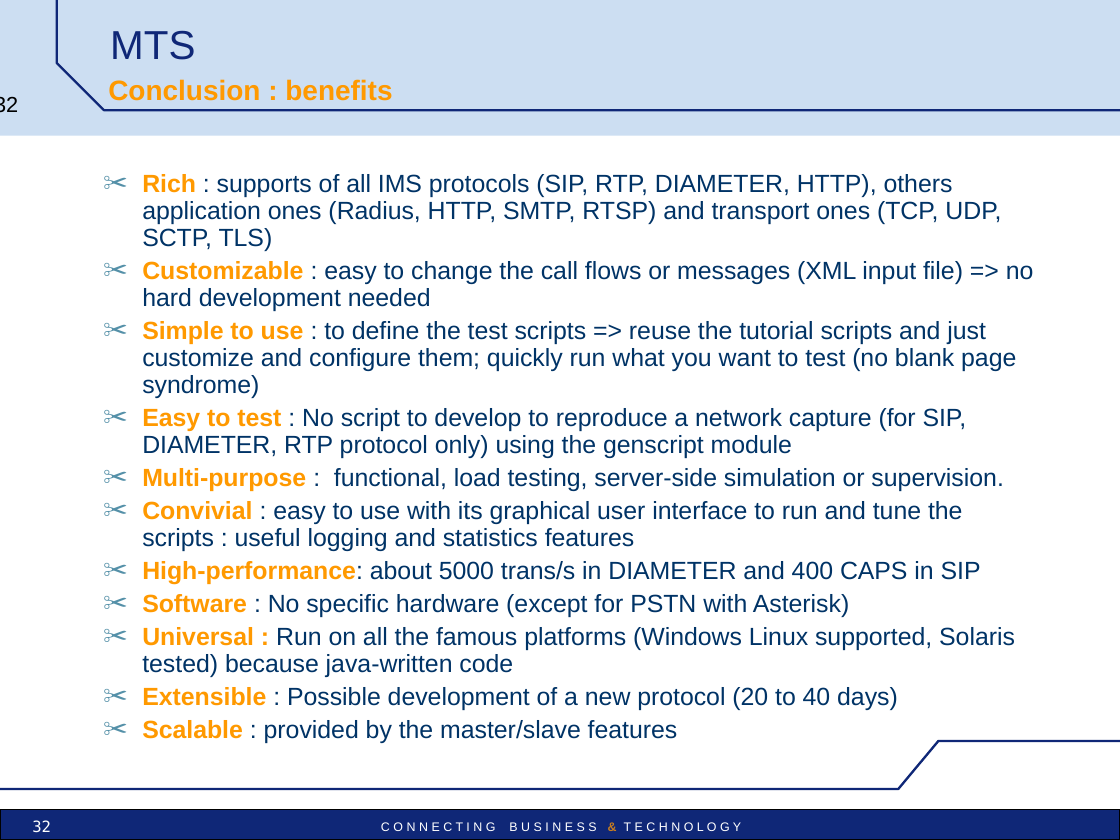
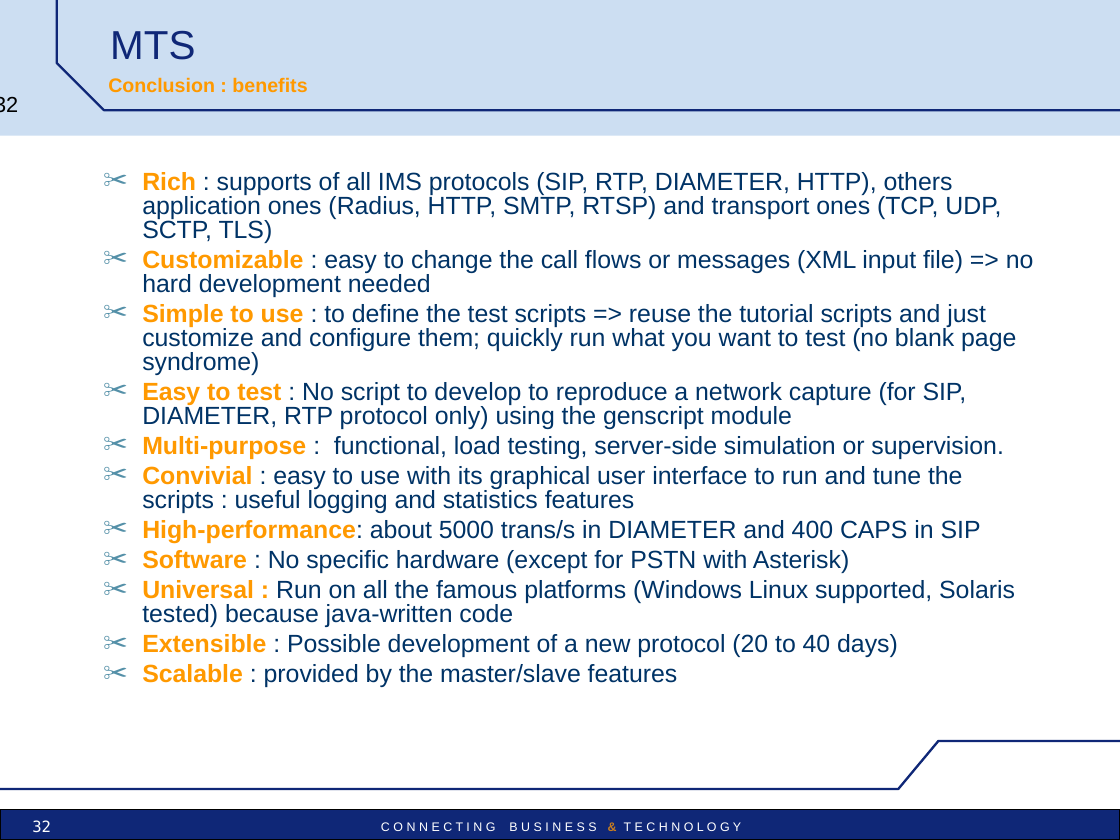
Before and after one commit to vu3mmg/mts-project, a slide deck: slide 32 of trunk/mts/src/main/doc/MTS_pres_technical.ppt. Drawn at 1120x840 pixels with LibreOffice and Linux fonts; fonts in the diff are those of the drawing; background and template pictures are left out. Boxes give left, top, right and bottom in pixels: in the first picture for what was removed or moved away, otherwise in the second. Text is boxed around its words. In the diff, an @@ line names an element or a change of style, - is before the commit and + after.

```diff
--- a/trunk/mts/src/main/doc/MTS_pres_technical.ppt
+++ b/trunk/mts/src/main/doc/MTS_pres_technical.ppt
@@ text "Conclusion : benefits" at (108, 77, 307, 93): size 18 to 12.6 pt @@
@@ text "Rich : supports of all ..." at (142, 172, 1034, 687): line spacing 0.9 to 0.8 @@
```
Also in this commit, not shown: 31 other slides changed, 6 other files.
